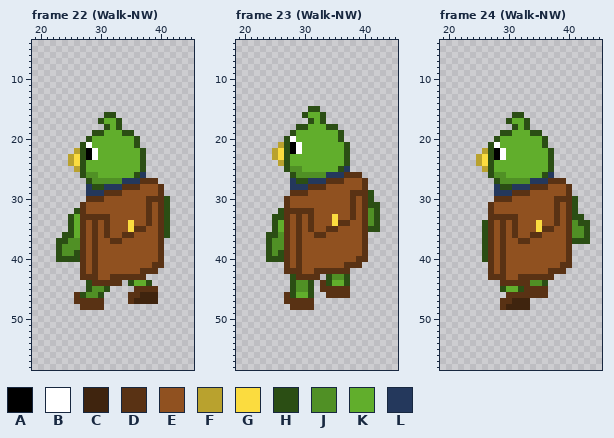
A pixel-art file gets an edit: assets/aseprite/quackiev2.aseprite. The picture above is the old version.
64x64 pixels, 48 frames. Shown: frame 22 (Walk-NW): x 19..45, y 4..58; frame 23 (Walk-NW): x 19..45, y 4..58; frame 24 (Walk-NW): x 19..45, y 4..58. The commit also changed other frames, which this record leaves out.
Palette (. is transparent): A #000000  B #ffffff  C #3f240e  D #593214  E #905120  F #b9a22e  G #fbdc3f  H #2b4e14  J #509025  K #61ae2c  L #24385c
Pixels before, frame 22 (Walk-NW), first column x 23:
16 ........HH.........
17 .......HKKH........
18 ........HKH........
19 ......HHKKKHH......
20 .....HKKKKKKKH.....
21 ....HBKKKKKKKH.....
22 ...FHABKKKKKKKH....
23 ..FGHABKKKKKKKH....
24 ..FGHKKKKKKKKKH....
25 ...FHKKKKKKKKKH....
26 ....HJJKKKKKKHL....
27 .....HJJJJJLLLDDD..
28 .....LHHLLLDDDEEED.
29 .....LLLDDDEEEEEED.
30 .....DDDEEEEEEEDDDH
31 ....DEEEEEEEEEEDEDH
32 ...HDEEEEEEEEEEDEDH
33 ..HKDDDDDEEEEEEDEDH
34 ..HKDEDEDEEEGEEDEDH
35 ..HKDEDEDEEEGDDEEDH
36 .HHKDEDEDEEDDEEEEDH
37 HHJJDEDEEDDEEEEEED.
38 HJJJDEDEEEEEEEEEED.
39 HJJHDEDEEEEEEEEEED.
40 HHHHDEDEEEEEEEEEED.
41 ....DEDEEEEEEEEEDD.
42 ....DEDEEEEEEEDDD..
43 ....DDDEEDDDDDD....
44 .....HDDDDD.HKKH...
45 .....HJJH....DDDD..
46 ...DHJJH....DDCCC..
47 ...DDDDD....DCCCC..
48 ....DDDD...........
Pixels before, frame 23 (Walk-NW), first column x 24:
15 .......HH..........
16 ......HKKH.........
17 .......HKH.........
18 .....HHKKKHH.......
19 ....HKKKKKKKH......
20 ...HBKKKKKKKH......
21 ..FHABKKKKKKKH.....
22 .FGHABKKKKKKKH.....
23 .FGHKKKKKKKKKH.....
24 ..FHKKKKKKKKKH.....
25 ...HJJKKKKKKHL.....
26 ....HJJJJJLLLDDD...
27 ....LHHLLLDDDEEED..
28 ....LLLDDDEEEEEED..
29 ....DDDEEEEEEEDDDH.
30 ...DEEEEEEEEEEDEDH.
31 ...DEEEEEEEEEEDEDHH
32 ..HDDDDDEEEEEEDEDJH
33 .HHDEDEDEEEGEEDEDJH
34 .HKDEDEDEEEGDDEEDJH
35 .HKDEDEDEEDDEEEEDHH
36 HHJDEDEEDDEEEEEED..
37 HJJDEDEEEEEEEEEED..
38 HJJDEDEEEEEEEEEED..
39 HJHDEDEEEEEEEEEED..
40 HHHDEDEEEEEEEEEDD..
41 ...DEDEEEEEEEDDD...
42 ...DDDEEDDDDDD.....
43 ....HDDDD.HJJH.....
44 ....HJJH.DHKKH.....
45 ....HJJH.DDDDD.....
46 ...DHKKH..DDDD.....
47 ...DDDDD...........
48 ....DDDD...........
Pixels before, frame 24 (Walk-NW), first column x 25:
16 ......HH...........
17 .....HKKH..........
18 ......HKH..........
19 ....HHKKKHH........
20 ...HKKKKKKKH.......
21 ..HBKKKKKKKH.......
22 .FHABKKKKKKKH......
23 FGHABKKKKKKKH......
24 FGHKKKKKKKKKH......
25 .FHKKKKKKKKKH......
26 ..HJJKKKKKKHL......
27 ...HJJJJJLLLDDD....
28 ...LHHLLLDDDEEED...
29 ...LLLDDDEEEEEED...
30 ...DDDEEEEEEEDDDH..
31 ..DEEEEEEEEEEDEDH..
32 ..DEEEEEEEEEEDEDH..
33 ..DDDDDEEEEEEDEDHH.
34 .HDEDEDEEEGEEDEDJHH
35 .HDEDEDEEEGDDEEDJJH
36 .HDEDEDEEDDEEEEDJJH
37 .HDEDEEDDEEEEEEDHHH
38 .HDEDEEEEEEEEEED...
39 .HDEDEEEEEEEEEED...
40 .HDEDEEEEEEEEEED...
41 ..DEDEEEEEEEEEDD...
42 ..DEDEEEEEEEDDD....
43 ..DDDEEDDDDDD......
44 ....DDDDDJJH.......
45 ....HKKHDDDD.......
46 .....DDDDDDD.......
47 ....DDCCC..........
48 ....DCCCC..........
After the commit:
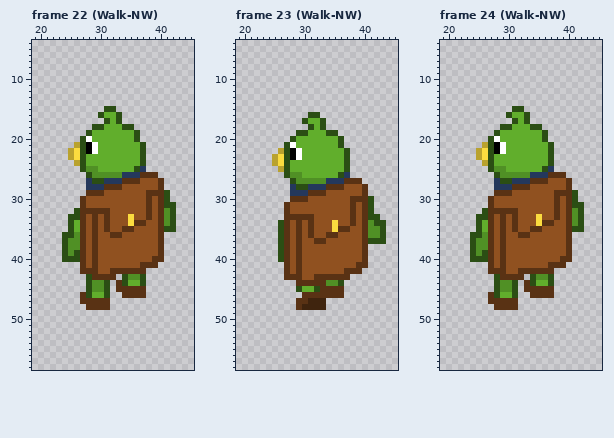
Log entry: quackie source file changed
The edit:
Changed rows in their new state; - is an unchanged pixel.
Frame 22 (Walk-NW):
first column x 23:
15 --------HH----------
16 -------HKKH---------
17 -------.H-----------
18 ------HHK-KHH-------
19 -----HKK---KKH------
20 ----HB--------------
21 ---F-AB------KH-----
22 --FG----------------
23 -----KK-------------
24 --.F----------------
25 ---.-JJ------HL-----
26 ----.H-JJJJLLLDDD---
27 -----LHHLLLDDDEEED--
28 ------LLDDDEEE------
29 -----DDDEEE----DD-H-
30 ----DEEE--------E---
31 -------------------H
32 -----DDDD---------JH
33 ---H-E-E----G-----JH
34 -------------DDE--JH
35 -----------DDEE----H
36 ---J----EDDEE-----.-
37 .--------EE---------
38 .H------------------
39 .H------------------
40 .---------------D---
41 --------------DD-.--
42 -----D---DDDDD-..---
43 ----.H-DD-.HJJH-----
44 ------JJH.-HK-H.----
45 ----------DDD--..---
46 ---.DHKKH--D--D..---
47 ---.----D---.....---
48 ----.---D-----------
Frame 23 (Walk-NW):
first column x 24:
15 -------..-----------
16 ------.HH.----------
17 ------HK------------
18 -----..H-H..--------
19 ----.HH---HH.-------
20 ---.H---------------
21 --.-BK------H.------
22 -.F-----------------
23 ----AB--------------
24 -FG-----------------
25 --F-KK------KH------
26 ---HJ-KKKKKKHL..----
27 ----HJJJJJLLLDDD.---
28 -----HHLLLDDD-------
29 ----LLLDDD----EE-.--
30 ---.DDD--------D----
31 ------------------.-
32 --.-EEEE---------H.-
33 -..-D-D----E-----H--
34 -.H---------EED----H
35 -.H-------EGDD---JJH
36 ..H----DEEDD-----JJH
37 ..H-----DD-------HHH
38 ..H-----------------
39 ..------------------
40 ..-------------E----
41 -------------EE-D---
42 ----E---EEEEE-DD----
43 ---DD-EE-DDDDD------
44 ----.DDDD-JJH.------
45 ----.HKKH----.------
46 ---...DDDD---.------
47 ---..--CCC----------
48 ----.-CCCC----------
Frame 24 (Walk-NW):
first column x 24:
15 -------HH-----------
16 ------HKKH----------
17 ------.H------------
18 -----HHK-KHH--------
19 ----HKK---KKH-------
20 ---HB---------------
21 --F-AB------KH------
22 -FG-----------------
23 ----KK--------------
24 -.F-----------------
25 --.-JJ------HL------
26 ---.H-JJJJLLLDDD----
27 ----LHHLLLDDDEEED---
28 -----LLDDDEEE-------
29 ----DDDEEE----DD-H--
30 ---DEEE--------E----
31 ------------------H-
32 --H-DDDD---------JH-
33 -HH-E-E----G-----J--
34 -HK---------DDE----.
35 -HK-------DDEE---HH.
36 HHJ----EDDEE-----...
37 HJJ-----EE-------...
38 HJJ-----------------
39 HJ------------------
40 HH-------------D----
41 -------------DD-.---
42 ----D---DDDDD-..----
43 ---.H-DD-.HJJH------
44 ----HJJH.-HKKH------
45 ----HJJH.----D------
46 ---DHKKH..---D------
47 ---DD--D..----------
48 ----D-DD..----------
